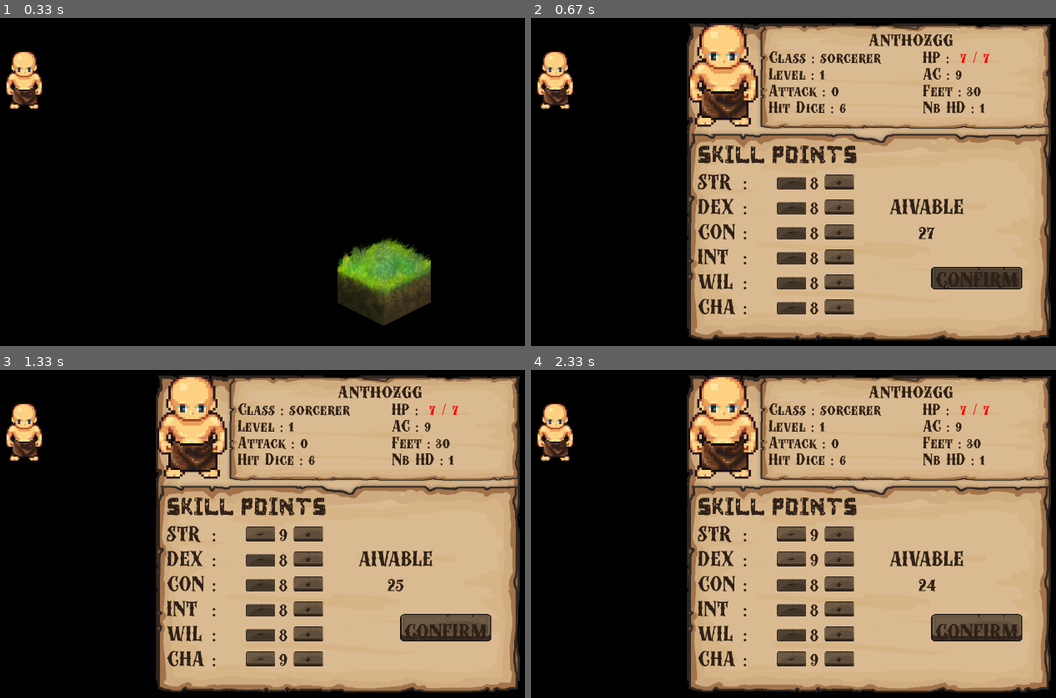
Above: before the commit, frames 1-4 (two rows, left to right).
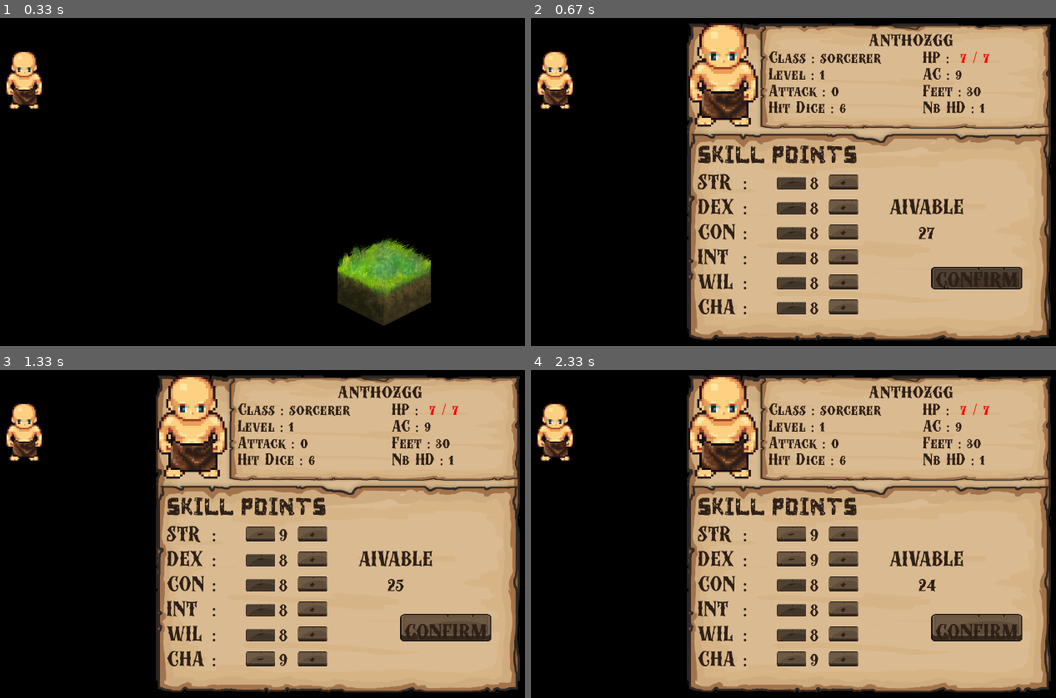
Above: after the commit, the same moments.

Repository: quocdat-le-insacvl/pygeon
Game: pygame game, started from main.py
Two runs of this game, one before a commit and one after it. Both use one fixed random seed, a clock stepped at 60 frames per second and the inputs below.
Inputs (mouse positions are in pixels of both pictures, inside the frame that each line leads up to):
- Up to frame 1 (0.33 s): no input
- Up to frame 2 (0.67 s): click (840, 254) at 0.38 s
- Up to frame 3 (1.33 s): press the mouse at (309, 534) at 0.7 s; move the mouse to (199, 481) at 0.8 s; release the mouse at (89, 425) at 0.93 s; press the mouse at (309, 658) at 1.03 s; move the mouse to (294, 629) at 1.13 s; release the mouse at (283, 602) at 1.27 s
- Up to frame 4 (2.33 s): press the mouse at (793, 534) at 1.37 s; move the mouse to (930, 474) at 1.47 s; release the mouse at (outside the picture) at 1.6 s; press the mouse at (840, 534) at 1.7 s; move the mouse to (746, 514) at 1.8 s; release the mouse at (651, 497) at 1.93 s; press the mouse at (840, 560) at 2.03 s; move the mouse to (893, 504) at 2.13 s; release the mouse at (951, 452) at 2.27 s

Frame 1 is identical in both runs. In frame 2, 0.6% of the frame differs, in the area x 55-63%, y 47-91%; in frame 3, 0.6%; in frame 4, 0.6%.

Commit message:
caractersheetV3bibis

Diff:
--- a/personnage.py
+++ b/personnage.py
@@ -193,9 +193,9 @@
         rectboard=pygame.Rect(screen.get_width()//2-board.get_width()//2,20,0,0)
         click=False
         "initialise la liste de boutons cliquable"
-        Blist=self.buttons_init(board,rectboard)
+        board1=self.boardSkill(board.copy(),av)
+        Blist=self.buttons_init(board1,rectboard)
         rect_confirm=self.confirm(board,rectboard,av)
-        board1=self.boardSkill(board.copy(),av)
         while running:
             "actualise le board avec les skills points et les buttons si un changement a été fait"
             board1=self.boardSkill(board.copy(),av)
@@ -244,12 +244,12 @@
         "actualise les boutons en fonction de av (aivable points) et du clique"
         for n in range(6):
             if av==0:
-                board.blit(buttonpa,(345,120+60*n+board.get_height()//3))
+                board.blit(buttonpa,(355,120+60*n+board.get_height()//3))
             else:
                 if n*2==selected:
-                    board.blit(buttonpa,(345,120+60*n+board.get_height()//3))
+                    board.blit(buttonpa,(355,120+60*n+board.get_height()//3))
                 else:
-                    board.blit(buttona,(345,120+60*n+board.get_height()//3))
+                    board.blit(buttona,(355,120+60*n+board.get_height()//3))
             if((n+1)*2-1)==selected:
                 board.blit(buttonps,(230,120+60*n+board.get_height()//3))
             elif self.stats_eph[n]>0:
